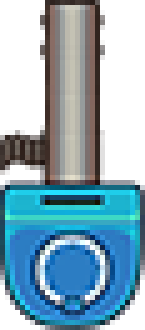
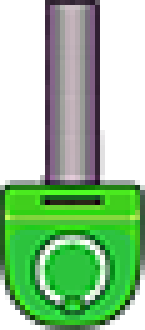
Comparing the layer stacks of the two 145 × 330 images. Changes:
hid "Machine Gun" over (x1=40, y1=0, x2=105, y2=135)
painted on "Body" over (x1=0, y1=130, x2=45, y2=175)
